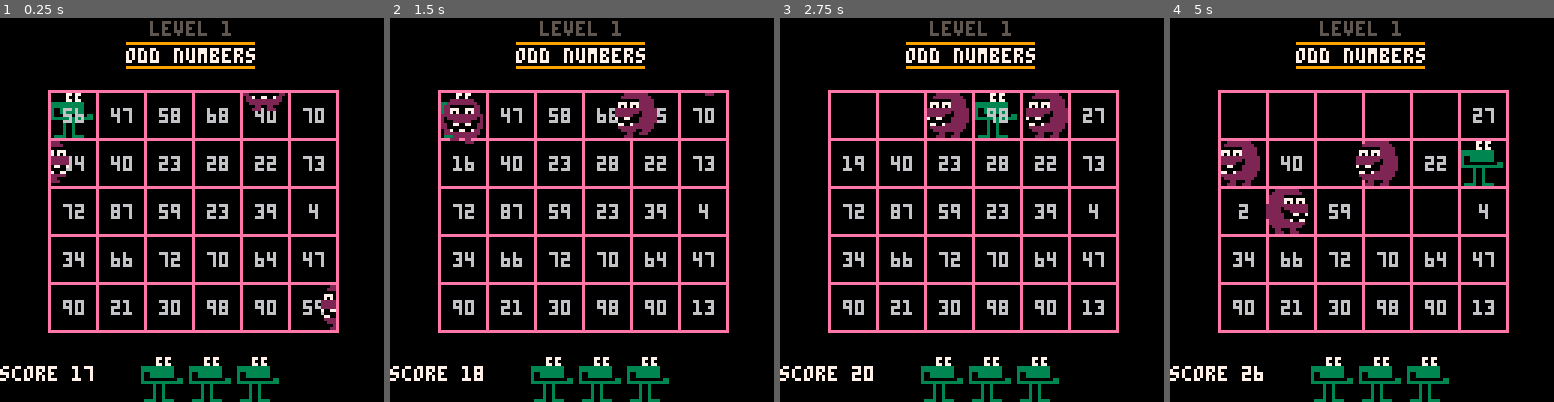
Above: before the commit, frames 1-4 (left to right).
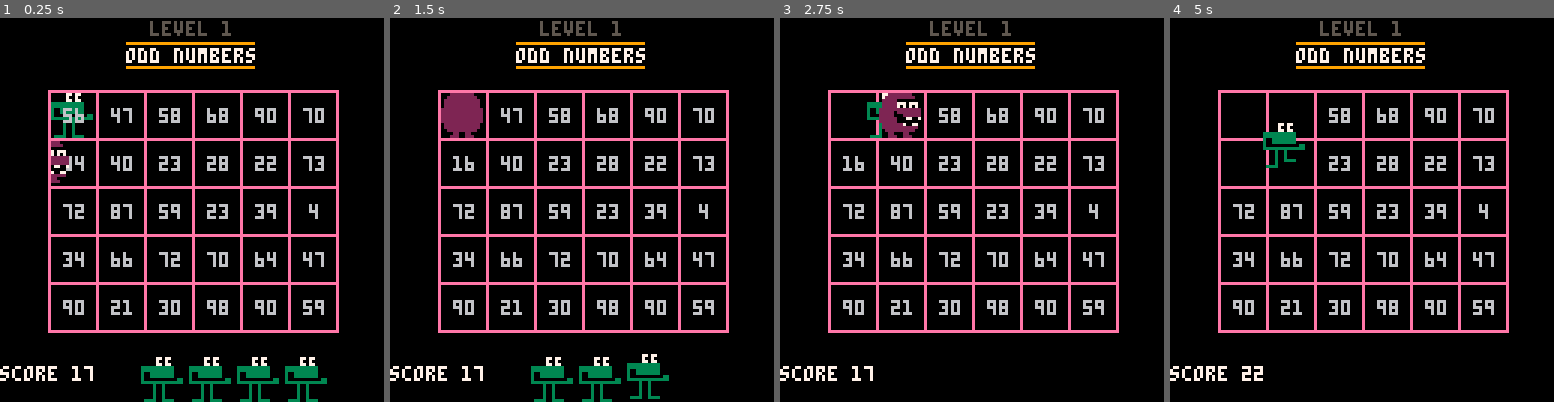
Above: after the commit, the same moments.

Repository: m4thpro/nl
Game: PICO-8 cartridge nl.p8
The game is run twice, just before and just after one commit, with the same random seed, the same clock (stepped at 60 frames per second) and the same inputs.
Inputs:
- Up to frame 1 (0.25 s): no input
- Up to frame 2 (1.5 s): tap X (X key) at 0.33, 1.07 s; tap O (Z key) at 0.7 s
- Up to frame 3 (2.75 s): hold Right 1.6-2.1 s; tap O (Z key) at 1.7, 2.1, 2.5 s; tap X (X key) at 1.85 s; hold Up 2.15-2.42 s; hold Right from 2.47 s (still down)
- Up to frame 4 (5 s): tap O (Z key) every 0.4 s from 2.9 to 4.9 s; tap X (X key) at 2.97, 4.08 s; release Right at 3.03 s; hold Left 3.08-3.58 s; hold Down 3.63-3.97 s; hold Right 4.02-4.68 s; hold Up from 4.73 s (still down)

The runs differ from the first frame. In frame 1, 1.0% of the frame differs, in the area x 63-88%, y 19-100%; in frame 2, 2.1%; in frame 3, 5.1%; in frame 4, 6.4%, in the area x 13-87%, y 23-100%.

Commit message:
player can die

Diff:
--- a/nl.p8
+++ b/nl.p8
@@ -14,9 +14,8 @@
 -- game stats
 score = 17
 level = 1
-lives = 3
+lives = 4
 --title = "squares modulo 8"
-desired_population = 3
 
 -- position of board
 cx = 6
@@ -33,15 +32,27 @@
 
 levels = {
    { title = "odd numbers",
-     f = congruence(1,2)
+     f = congruence(1,2),
+     troggle_count = 1,
    },
    { title = "multiples of 3",
-     f = congruence(0,3)
+     f = congruence(0,3),
+     troggle_count = 3,
    },
 }
 
+function die()
+   pl.dead = true
+end
+
 function eat(number)
-   score = score + 1
+   if levels[level].f(number) == false then
+      die()
+      sfx(2)
+   else
+      score = score + 5 * level
+      sfx(1)
+   end
 end
 
 function draw_troggle(t)
@@ -261,7 +272,7 @@
 
 function collide_event(s,t)
    if s == pl then
-      --sfx(2)
+      die()
       return
    end
 
@@ -281,9 +292,12 @@
 end
 
 function collisions()
-   for t in all(troggles) do
-      collide(pl,t)
-   end
+   if not pl.dead then
+      for t in all(troggles) do
+	 collide(pl,t)
+      end
+   end
+
    for t in all(troggles) do
       for s in all(troggles) do
 	 if s ~= t and not s.dead and not t.dead then
@@ -294,12 +308,21 @@
 end
 
 function _update()
-   if #troggles < desired_population then
+   if #troggles < levels[level].troggle_count then
       make_random_troggle()
    end
 
    foreach(troggles, move_troggle)
    collisions()
+
+   if pl.dead then
+      if (btn(4) or btn(5)) then
+	 pl.dead = false
+	 -- BADBAD: move to a safe space
+	 lives = lives - 1
+      end
+      return
+   end
 
    if (btn(0)) then pl.dx=-1 end
    if (btn(1)) then pl.dx= 1 end
@@ -345,20 +368,25 @@
    if not (btn(4) or btn(5)) then
       if pl.mouth_open and board[i][j] != false then
 	 eat(board[i][j])
-	 sfx(1)
 	 board[i][j] = false
       end
       pl.mouth_open=false
    end
 
 end
+
+bounce = 0
+offset = 0
 
 function _draw()
    camera (0, 0)
    rectfill (0,0,127,127,0)
    map(0,0, 0,0, 16,16)
 
-   draw_player()
+   if not pl.dead then
+      draw_player()
+   end
+
    draw_board()
    clip(originx + 1,originy + 1, cx*16 - 1, cy*16 - 1)
    foreach(troggles, draw_troggle)
@@ -368,7 +396,16 @@
    print_center("level " .. tostr(level),1,5)
    draw_title()
 
+   bounce = bounce + 1
+   if bounce == 6 then
+      bounce = 0
+      offset = 1 - offset
+   end
+
    for i = 1,lives do
+      if i == lives and pl.dead then
+	 camera (0, offset)
+      end
       spr(0, 30 + 16 * i, 128-16, 2, 2)
    end
 end
